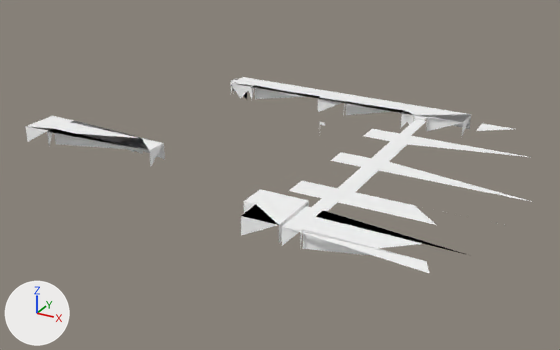
The glTF model output/glb/__0_010_.glb as it was, and as the next commit left it.
The view is the same before and after, from a camera (50 mm lens) standing at (163.0, -370.0, 169.0) and looking at (-33.0, -14.0, -9.0). The axes (+X, +Y, +Z) are drawn at lower left. The lights are the same throughout. Where no turn or scale is listed for an object, it has been applied to the vertices. Vertices at the same position are counted once.
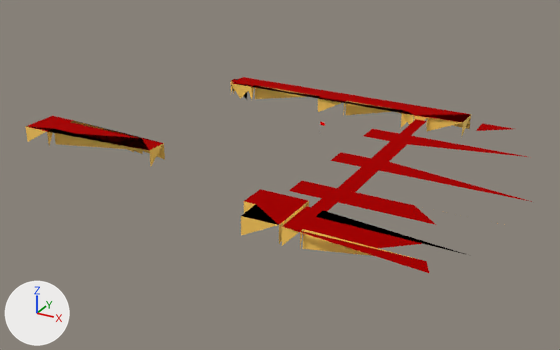
Changed parts and their boxes (x1, y1, x2, y2) in the pictures (560 x 350 px):
'Mesh_0', recoloured: (25, 77, 532, 273) in both

Edits to the bpy script that builds the scene:
```text
Change mat_default:
    where n0 = _N.new('ShaderNodeBsdfPrincipled'); n0.name = 'Principled BSDF'
    remove n0.inputs[0].default_value = (1.0, 1.0, 1.0, 1.0)  # 'Base Color', white #ffffff
    add n2 = _N.new('ShaderNodeVertexColor'); n2.name = 'Color Attribute'
    add _L.new(n2.outputs[0], n0.inputs[0])  # 'Color' to 'Base Color'
Change me_mesh_0:
    where me_mesh_0.from_pydata(...)  # 464 vertices, 409 faces; spans x -180.0..108.0, y -108.0..90.0, z 0.0..10.0
    used by ob_mesh_0; location = (0.0, 0.0, 0.0)
    me_mesh_0 part 1: vertex colours changed
```
